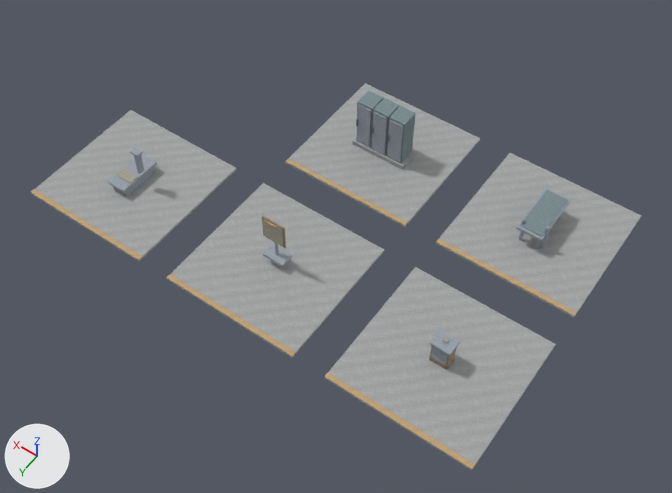
What one commit did to the glTF model development/levels/primitive-props-v1/site-kits/level_blockout_kit_asylum_p02.glb.
The view is the same before and after, from a camera (50 mm lens) standing at (-13.6, 18.8, 27.0) and looking at (-1.2, 1.4, -0.3). The axes (+X, +Y, +Z) are drawn at lower left. The lights are the same throughout. The first picture is the older version. Vertices at exactly the same position are counted once.

Names of what the first picture shows: 'level_blockout_kit_asylum_p02'.
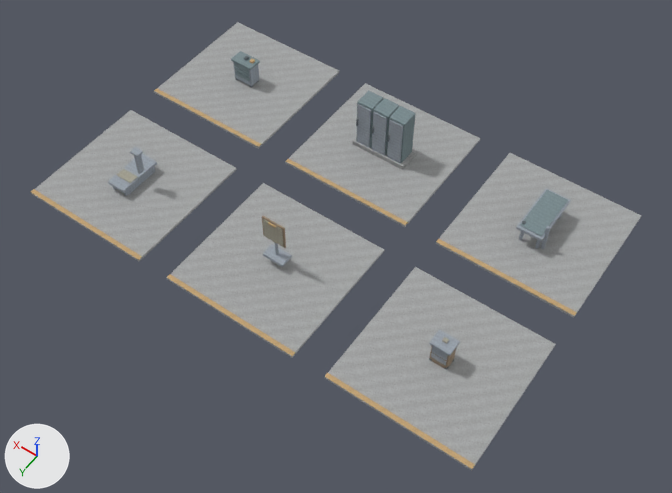
Pixel boxes [x1, y1, x2, y2] of what changed, in the pictures (672 x 493 px):
'level_blockout_kit_asylum_p02', reshaped (16% taller): before [30, 83, 641, 471]; after [30, 22, 641, 471]
part 1 of me_st__dymphna_hospital_map_kit_contact_room, added: after [154, 22, 339, 149]
part 2 of me_st__dymphna_hospital_map_kit_contact_room, added: after [154, 89, 261, 147]
part 3 of me_st__dymphna_hospital_map_kit_contact_room, added: after [233, 62, 260, 86]
part 4 of me_st__dymphna_hospital_map_kit_contact_room, added: after [231, 51, 260, 70]
part 5 of me_st__dymphna_hospital_map_kit_contact_room, added: after [235, 71, 250, 82]

Edits to the bpy script that builds the scene:
```text
Change me_st__dymphna_hospital_map_kit_contact_room:
    used by ob_level_blockout_kit_asylum_p02; location = (0.0, 0.0, 0.0)
    remove me_st__dymphna_hospital_map_kit_contact_room.from_pydata(...)  # 486 vertices, 764 faces; spans x -9.8..9.8, y -6.3..6.3, z -0.1..2.3
    add me_st__dymphna_hospital_map_kit_contact_room.from_pydata(...)  # 646 vertices, 1024 faces; spans x -9.8..9.8, y -6.3..6.3, z -0.1..2.3
    me_st__dymphna_hospital_map_kit_contact_room part 1: a new loose piece, a box spanning x 4.175..9.825, y -6.3..-0.7, z -0.11..-0.01, in mat_blockout_stone
    me_st__dymphna_hospital_map_kit_contact_room part 2: a new loose piece, a box spanning x 4.175..9.825, y -0.89..-0.71, z -0.013..0.002, in mat_blockout_accent
    me_st__dymphna_hospital_map_kit_contact_room part 3: a new loose piece, a box spanning x 6.55..7.45, y -3.77..-3.23, z 0.1..1.09, in mat_blockout_metal
    me_st__dymphna_hospital_map_kit_contact_room part 4: a new loose piece, a box spanning x 6.48..7.52, y -3.815..-3.185, z 1.064..1.154, in mat_blockout_industrial
    me_st__dymphna_hospital_map_kit_contact_room part 5: a new loose piece, a box spanning x 6.625..7.375, y -3.243..-3.198, z 0.354..0.544, in mat_blockout_industrial
    other edits to the shape of me_st__dymphna_hospital_map_kit_contact_room do not show in these pictures
```
